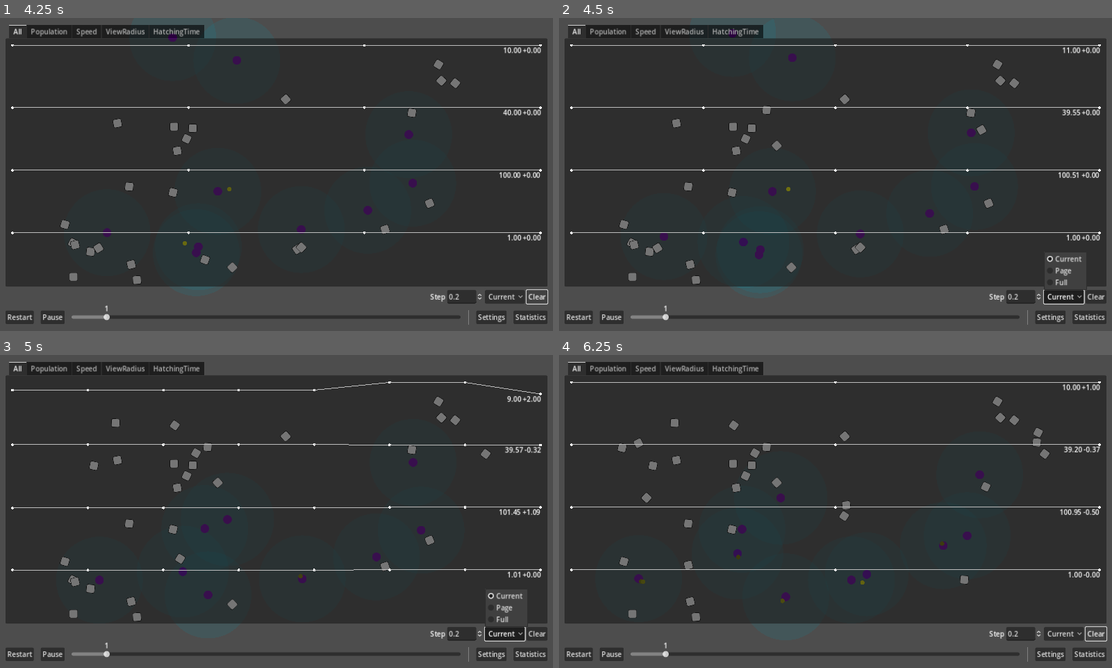
Above: before the commit, frames 1-4 (two rows, left to right).
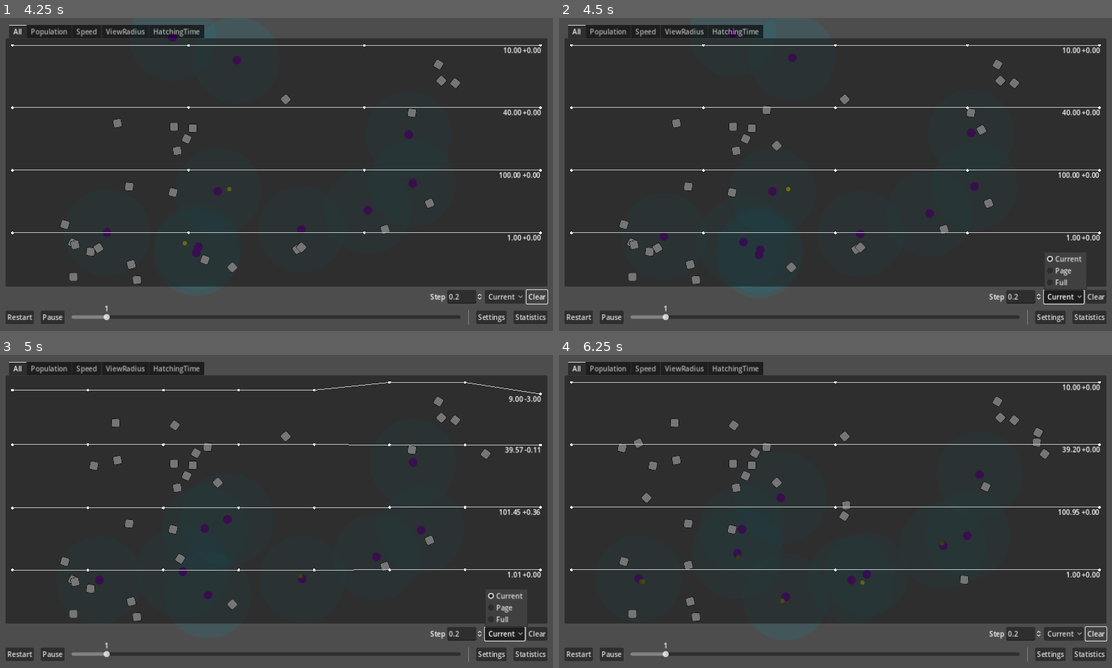
Above: after the commit, the same moments.

Repository: wivest/Natural-Selection
Game: Godot game, scene res://main.tscn
The game is run twice, just before and just after one commit, with the same random seed, the same clock (stepped at 60 frames per second) and the same inputs.
Inputs:
- Up to frame 1 (4.25 s): click "Restart" at 0.5 s; click "Restart" at 1.25 s; click "Restart" at 2 s; click "Statistics" at 2.75 s; click "Clear" at 3.5 s
- Up to frame 2 (4.5 s): click "Current" at 4.25 s
- Up to frame 3 (5 s): no input
- Up to frame 4 (6.25 s): click "Current" at 5 s; click "Clear" at 5.75 s

Frame 1 is identical in both runs. In frame 2, less than 0.1% of the frame differs, in the area x 90-95%, y 9-52%; in frame 3, 0.1%; in frame 4, 0.2%, in the area x 90-98%, y 9-72%.

Commit message:
feat: change counter on node record

Diff:
--- a/ui/tabs/statistics/chart/chart.gd
+++ b/ui/tabs/statistics/chart/chart.gd
@@ -27,7 +27,6 @@
 
 func _ready():
 	view_modes[1].time_step = parameters.step.value
-	counter.getter = getter
 
 	parameters.step.value_changed.connect(func(v: float): view_modes[1].time_step=v; queue_redraw())
 	parameters.view_mode.item_selected.connect(func(i: int): view_mode=view_modes[i];queue_redraw())
@@ -76,6 +75,8 @@
 	var node_time: float = previous_time + parameters.step.value
 	data.nodes.append(Vector2(node_time, getter.get_value()))
 
+	counter.value = getter.get_value()
+
 	queue_redraw()
 
 func position_counter(ratio: float):
--- a/ui/tabs/statistics/chart/counter.gd
+++ b/ui/tabs/statistics/chart/counter.gd
@@ -1,26 +1,15 @@
 class_name Counter
 extends Label
 
-var getter: Getter
 var padding: int = 2
-var step: float = 0.5
 
-var value: float
+var value: float = 0:
+	set(v):
+		_delta = v - value
+		value = v
+		_update_text()
 
-var _value_delta: float = 0
-var _value_previous: float = 0
-var _time_previous: int = 0
+var _delta: float = 0
 
-func _ready():
-	_time_previous = Time.get_ticks_msec()
-
-func _process(_delta):
-	value = getter.get_value()
-
-	var time: int = Time.get_ticks_msec()
-	if time - _time_previous > step * 1000:
-		_value_delta = value - _value_previous
-		_value_previous = value
-		_time_previous = time
-
-	text = "%.*f %+.*f" % [padding, value, padding, _value_delta]
+func _update_text():
+	text = "%.*f %+.*f" % [padding, value, padding, _delta]
